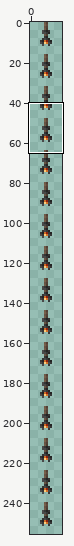
Two states of a sprite sheet, default/default_torch_on_ceiling_animated.png. Above: a wide view before the commit, with the close-up outlined.
Close-up. As it was:
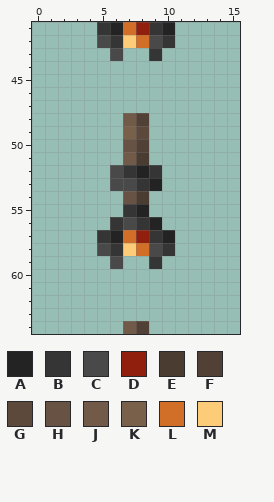
The file is 16x256 pixels. Colours within 5 levels of each other are drawn and written as one. Shown: x 0..15, y 41..64. The commit also changed other parts of the picture, which this record leaves out.
Palette (. is transparent): A #232323  B #353535  C #494949  D #911f0e  E #4a3c31  F #514035  G #5d493c  H #675244  J #715a47  K #78604a  L #d16e27  M #fccc79
Pixels before, first column x 5:
41 BALDBA
42 CBMLCB
43 .C..B.
44 ......
45 ......
46 ......
47 ......
48 ..JF..
49 ..KG..
50 ..HF..
51 ..JE..
52 .CBAB.
53 .CCBA.
54 ..HE..
55 ..BA..
56 .BCBA.
57 BALDBA
58 CBMLCB
59 .C..B.
60 ......
61 ......
62 ......
63 ......
64 ..JF..
The result:
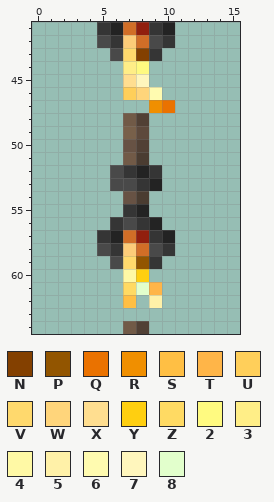
Colours new in this view: N #834000  P #925500  Q #ea7200  R #f08f00  S #ffbf44  T #ffb548  U #ffcf5a  V #ffd96d  W #ffd57b  X #ffde90  Y #ffcf10  Z #ffda63  2 #fffa80  3 #ffee87  4 #fff9a5  5 #fff1a8  6 #fffbb0  7 #fff6bd  8 #e2ffcc
What changed:
Changed rows in their new state; - is an unchanged pixel.
first column x 7:
43 VN--
44 32--
45 X7--
46 UW6-
47 --RQ
first column x 7:
59 VP-
60 4Y-
61 Z8T
62 S-5
Pixel boxes of the changes (left, top, right, bottom) in both close-ups:
added: (123, 48, 175, 113)
added: (123, 256, 162, 308)
